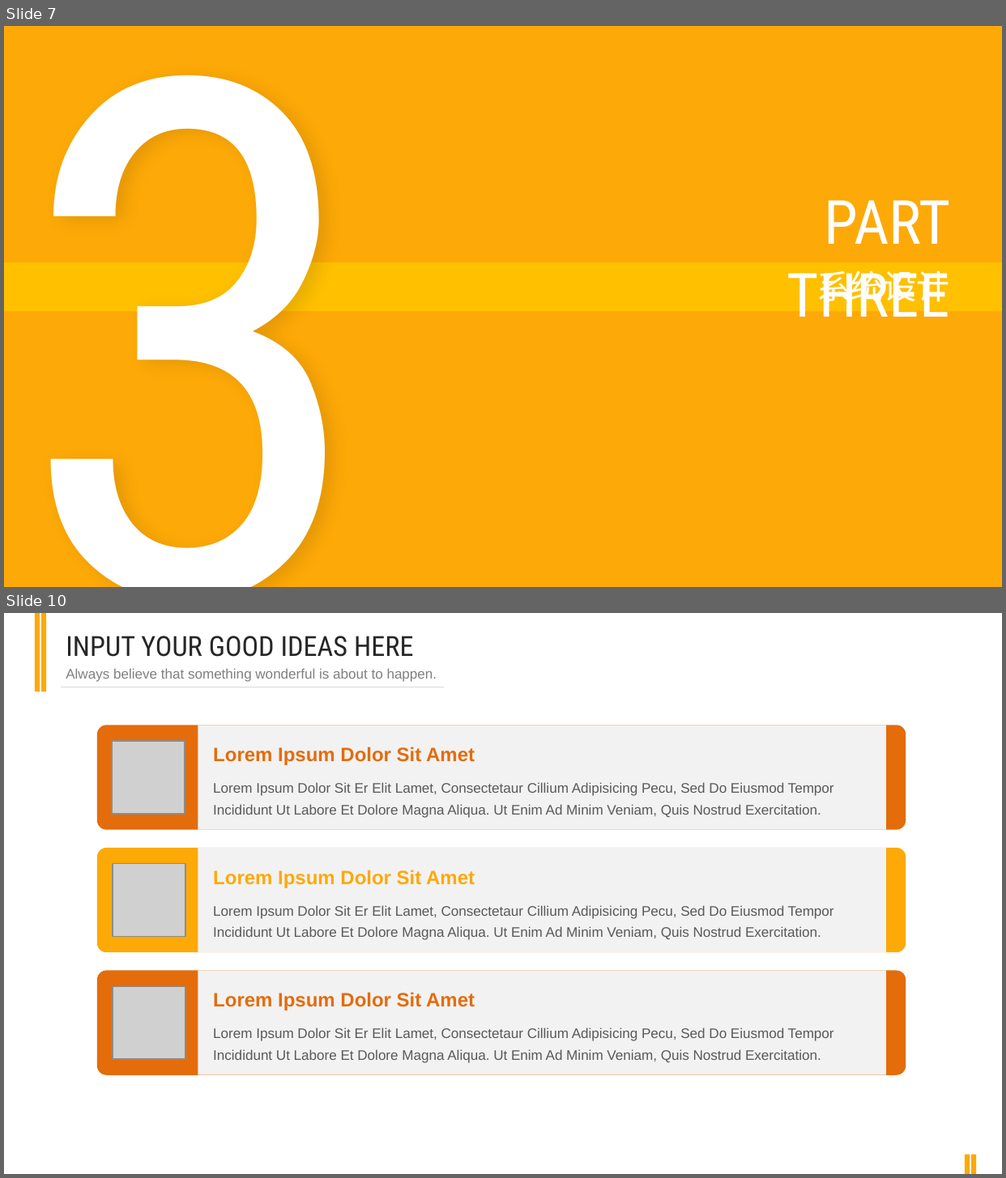
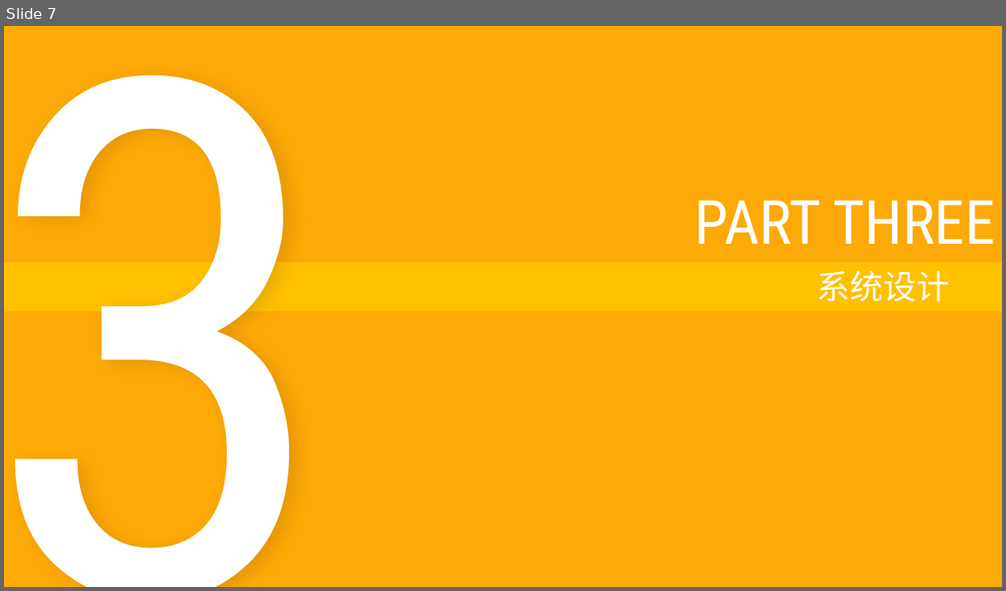
Before and after one commit to Novemser/calabashbrothersfight, a slide deck: presentation.pptx. Shown one above the other, each under a label of ours: slides 7 and 10 before the commit, slide 7 after it; the slides between them are not shown. The pictures are 1006x1178 and 1006x591 pixels, drawn with LibreOffice and Linux fonts; fonts in the diff are those of the drawing; grey boxes stand for pictures. Boxes give left, top, right and bottom in pixels: in the first picture for what was removed or moved away, otherwise in the second. Text is boxed around its words. In the diff, an @@ line names an element or a change of style, - is before the commit and + after.

```diff
--- a/presentation.pptx
+++ b/presentation.pptx
@@ slide 10 removed at (x1=4, y1=613, x2=1002, y2=1174), background #FFFFFF @@
@@ rectangle removed at (x1=35, y1=613, x2=40, y2=692) @@
@@ rectangle removed at (x1=41, y1=613, x2=46, y2=692) @@
@@ text removed at (x1=66, y1=636, x2=413, y2=657) @@
-INPUT YOUR GOOD IDEAS HERE
@@ text removed at (x1=66, y1=668, x2=437, y2=682) @@
-Always believe that something wonderful is about to happen.
@@ line removed from (61, 688) to (444, 688) @@
@@ rounded rectangle removed at (x1=97, y1=725, x2=905, y2=829) @@
@@ rectangle removed at (x1=198, y1=725, x2=886, y2=829) @@
@@ picture removed at (x1=112, y1=741, x2=185, y2=814) @@
@@ text removed at (x1=213, y1=747, x2=475, y2=765) @@
-Lorem Ipsum Dolor Sit Amet
@@ text removed at (x1=213, y1=782, x2=834, y2=818) @@
-Lorem Ipsum Dolor Sit Er Elit Lamet, Consectetaur Cillium Adipisicing Pecu, Sed Do Eiusmod Tempor Incididunt Ut Labore Et Dolore Magna Aliqua. Ut Enim Ad Minim Veniam, Quis Nostrud Exercitation.
@@ rounded rectangle removed at (x1=97, y1=848, x2=905, y2=952) @@
@@ rectangle removed at (x1=198, y1=848, x2=886, y2=952) @@
@@ picture removed at (x1=113, y1=863, x2=185, y2=936) @@
@@ text removed at (x1=213, y1=870, x2=475, y2=888) @@
-Lorem Ipsum Dolor Sit Amet
@@ text removed at (x1=213, y1=905, x2=834, y2=940) @@
-Lorem Ipsum Dolor Sit Er Elit Lamet, Consectetaur Cillium Adipisicing Pecu, Sed Do Eiusmod Tempor Incididunt Ut Labore Et Dolore Magna Aliqua. Ut Enim Ad Minim Veniam, Quis Nostrud Exercitation.
@@ rounded rectangle removed at (x1=97, y1=970, x2=905, y2=1075) @@
@@ rectangle removed at (x1=198, y1=970, x2=886, y2=1075) @@
@@ picture removed at (x1=113, y1=986, x2=185, y2=1059) @@
@@ text removed at (x1=213, y1=992, x2=475, y2=1011) @@
-Lorem Ipsum Dolor Sit Amet
@@ text removed at (x1=213, y1=1028, x2=834, y2=1063) @@
-Lorem Ipsum Dolor Sit Er Elit Lamet, Consectetaur Cillium Adipisicing Pecu, Sed Do Eiusmod Tempor Incididunt Ut Labore Et Dolore Magna Aliqua. Ut Enim Ad Minim Veniam, Quis Nostrud Exercitation.
@@ rectangle removed at (x1=965, y1=1155, x2=970, y2=1174) @@
@@ rectangle removed at (x1=971, y1=1155, x2=976, y2=1174) @@
@@ slide 7 changed as well @@
@@ text "3" rewrapped from (x1=7, y1=26, x2=413, y2=587) to (x1=4, y1=26, x2=449, y2=587) @@
@@ text "PART THREE" rewrapped from (x1=787, y1=200, x2=951, y2=317) to (x1=695, y1=200, x2=995, y2=244) @@
@@ text "系统设计" rewrapped from (x1=816, y1=271, x2=949, y2=308) to (x1=816, y1=271, x2=949, y2=302) @@
```
Also in this commit, not shown: 8 other slides changed, 2 slides added, 3 other slides removed, 1 other file.
